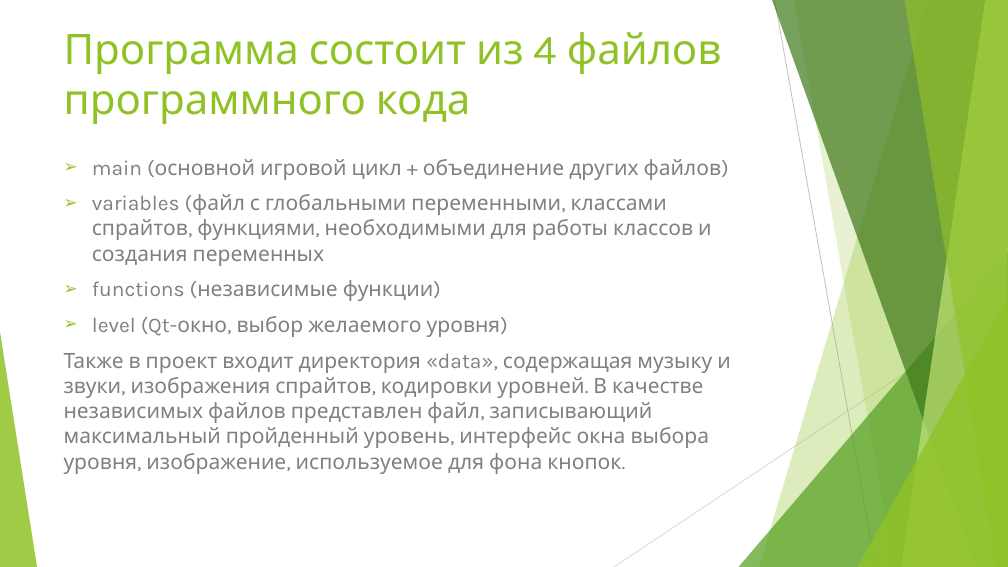
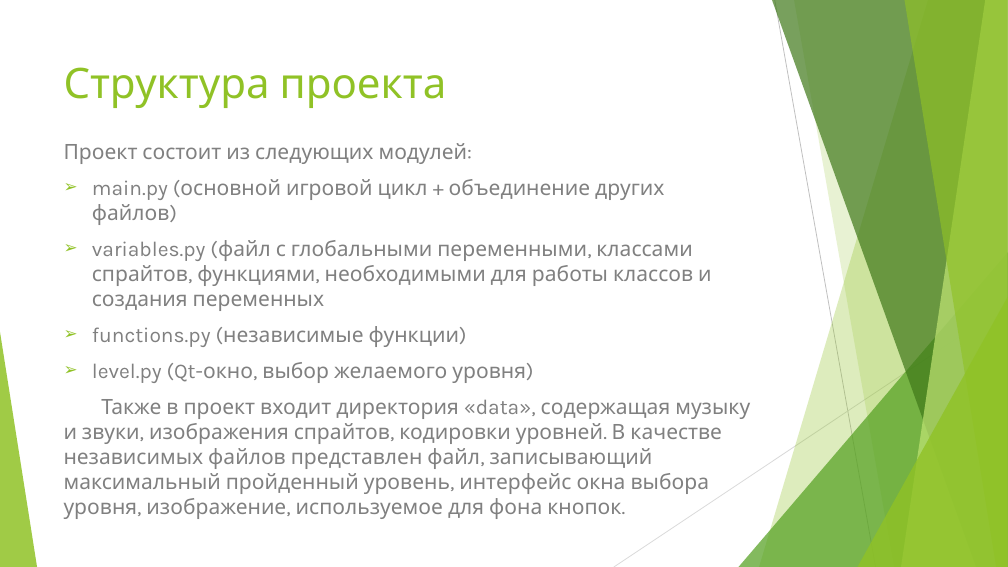
Before and after one commit to LebedenkoAlena/PyGame, a slide deck: slide 3 of CRAZY RABBIT.pptx (slide 4 before the commit). Drawn at 1008x567 pixels with LibreOffice and Linux fonts; fonts in the diff are those of the drawing. Boxes give left, top, right and bottom in pixels: in the first picture for what was removed or moved away, otherwise in the second. Text is boxed around its words. In the diff, an @@ line names an element or a change of style, - is before the commit and + after.

```diff
--- a/CRAZY RABBIT.pptx
+++ b/CRAZY RABBIT.pptx
@@ title at (64, 67, 447, 108): text changed @@
-Программа состоит из 4 файлов программного кода
+Структура проекта
@@ text "Проект состоит из следующих модулей:": place and size @@
-text "Проект состоит из следующих модулей:" at (64, 159, 731, 474)
+text "Проект состоит из следующих модулей:" at (64, 143, 750, 519)
@@ text at (64, 143, 712, 383): text changed @@
-➢ main (основной игровой цикл + объединение других файлов)
-➢ variables (файл с глобальными переменными, классами спрайтов, функциями, необходимыми для работы классов и создания переменных
-➢ functions (независимые функции)
-➢ level (Qt-окно, выбор желаемого уровня)
+Проект состоит из следующих модулей:
+➢ main.py (основной игровой цикл + объединение других файлов)
+➢ variables.py (файл с глобальными переменными, классами спрайтов, функциями, необходимыми для работы классов и создания переменных
+➢ functions.py (независимые функции)
+➢ level.py (Qt-окно, выбор желаемого уровня)
```
Also in this commit, not shown: 4 other slides changed.
